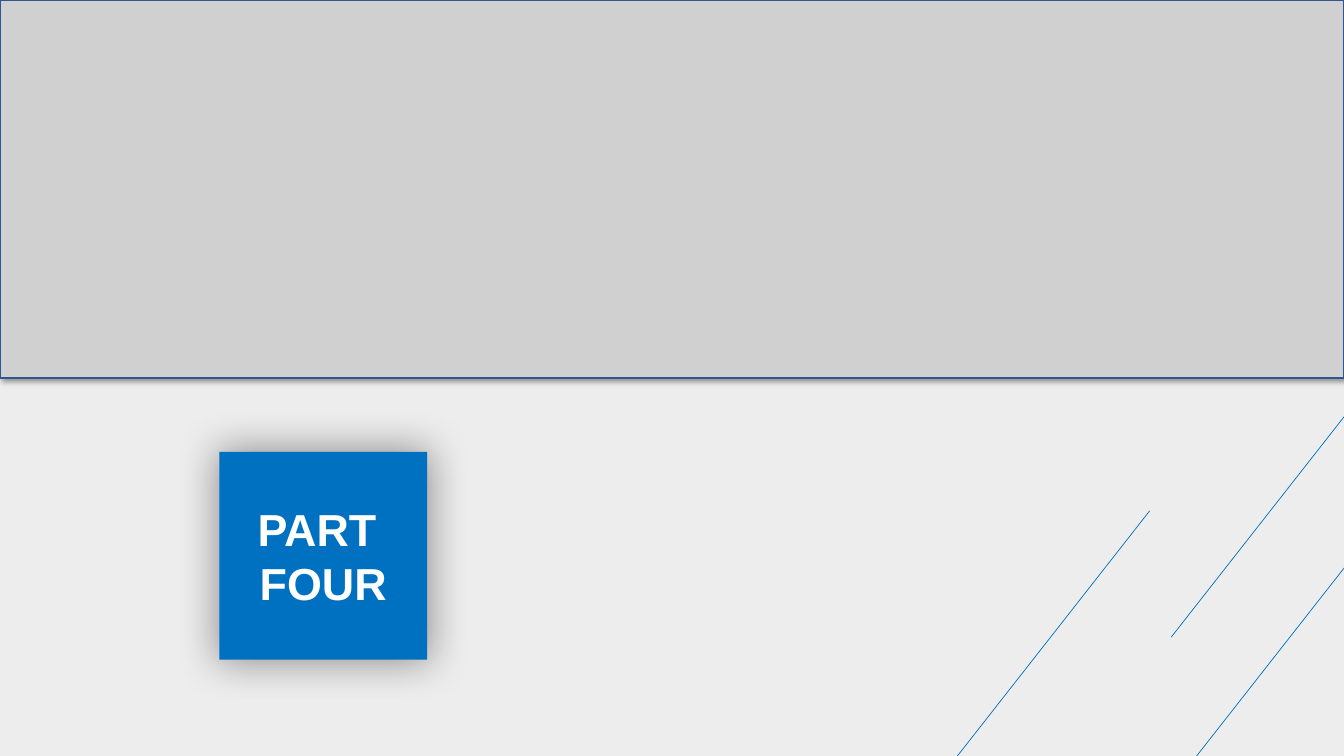
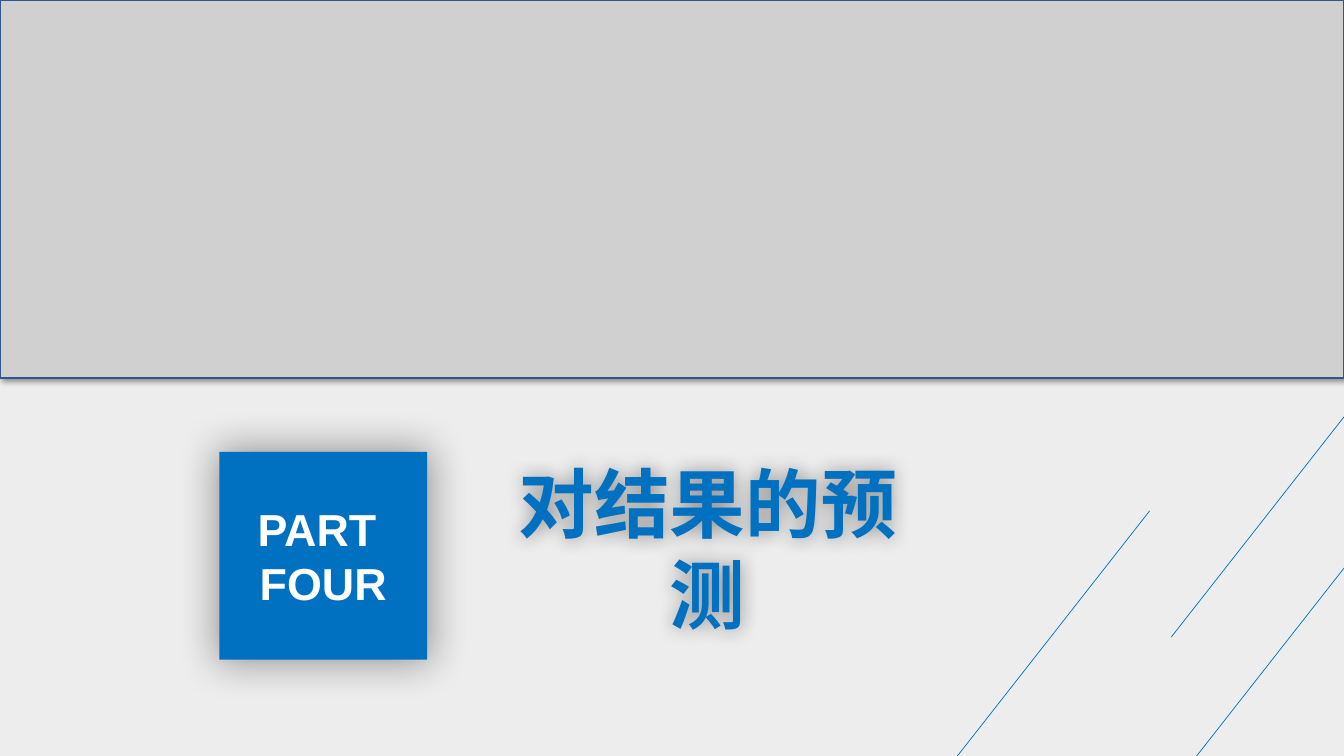
Before and after one commit to 1218lcw/group_21, a slide deck: slide 15 of 第21组-XX项目需求分析答辩PPT.pptx. Drawn at 1344x756 pixels with LibreOffice and Linux fonts; fonts in the diff are those of the drawing; grey boxes stand for pictures. Boxes give left, top, right and bottom in pixels: in the first picture for what was removed or moved away, otherwise in the second. Text is boxed around its words. In the diff, an @@ line names an element or a change of style, - is before the commit and + after.

```diff
--- a/第21组-XX项目需求分析答辩PPT.pptx
+++ b/第21组-XX项目需求分析答辩PPT.pptx
@@ text added at bbox=[519, 455, 897, 641], 54 pt, text #0070C0, bold @@
+对结果的预测
```
Also in this commit, not shown: 3 other slides changed.
